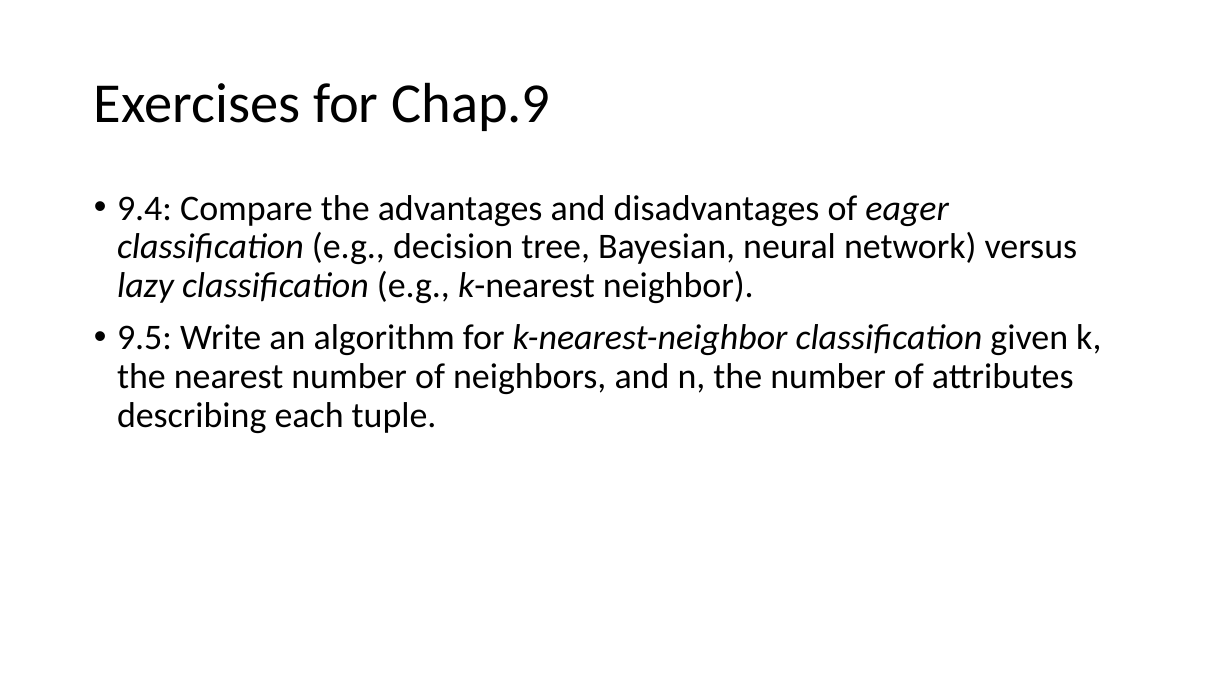
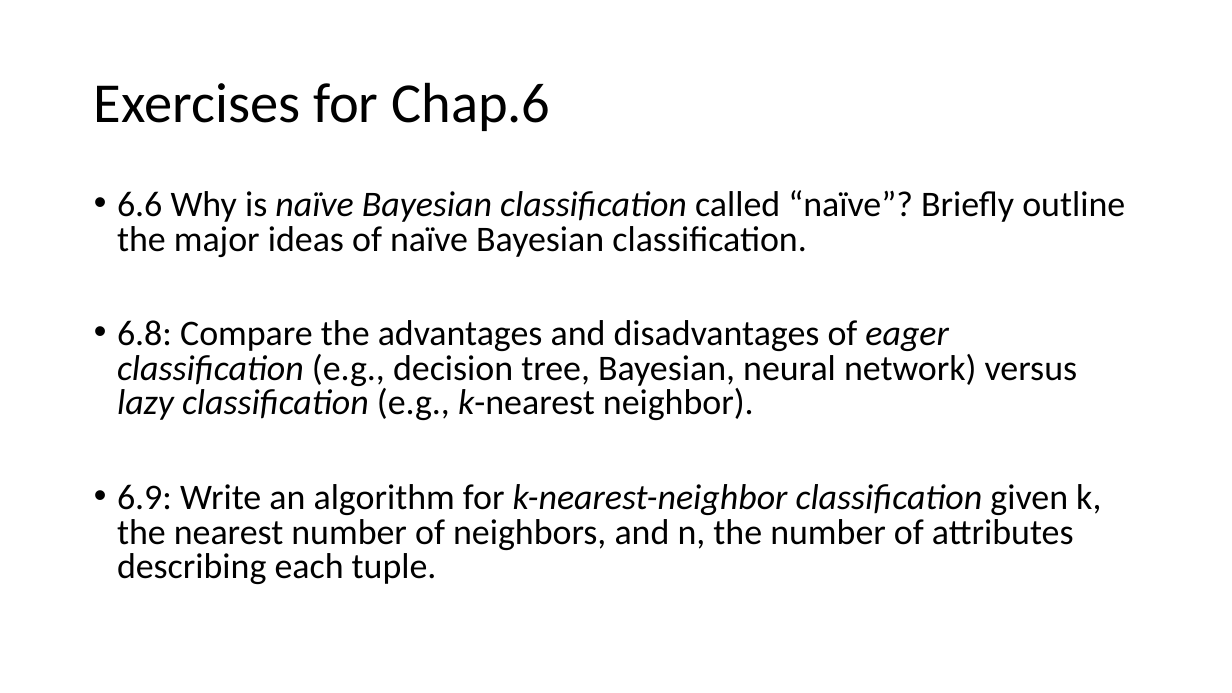
Before and after one commit to chriswjh/chriswjh.github.io, a slide deck: slide 3 of EDM/HW3.pptx (slide 7 before the commit). Drawn at 1232x693 pixels with LibreOffice and Linux fonts; fonts in the diff are those of the drawing. Boxes give left, top, right and bottom in pixels: in the first picture for what was removed or moved away, otherwise in the second. Text is boxed around its words. In the diff, an @@ line names an element or a change of style, - is before the commit and + after.

```diff
--- a/EDM/HW3.pptx
+++ b/EDM/HW3.pptx
@@ title at bbox=[94, 82, 550, 131]: text changed @@
-Exercises for Chap.9
+Exercises for Chap.6
@@ text at bbox=[117, 190, 1125, 584]: text changed @@
-• 9.4: Compare the advantages and disadvantages of eager classification (e.g., decision tree, Bayesian, neural network) versus lazy classification (e.g., k-nearest neighbor).
-• 9.5: Write an algorithm for k-nearest-neighbor classification given k, the nearest number of neighbors, and n, the number of attributes describing each tuple.
+• 6.6 Why is naïve Bayesian classification called “naïve”? Briefly outline the major ideas of naïve Bayesian classification.
+• 6.8: Compare the advantages and disadvantages of eager classification (e.g., decision tree, Bayesian, neural network) versus lazy classification (e.g., k-nearest neighbor).
+• 6.9: Write an algorithm for k-nearest-neighbor classification given k, the nearest number of neighbors, and n, the number of attributes describing each tuple.
```
Also in this commit, not shown: 5 other slides changed, 1 slide removed, 4 other files.
